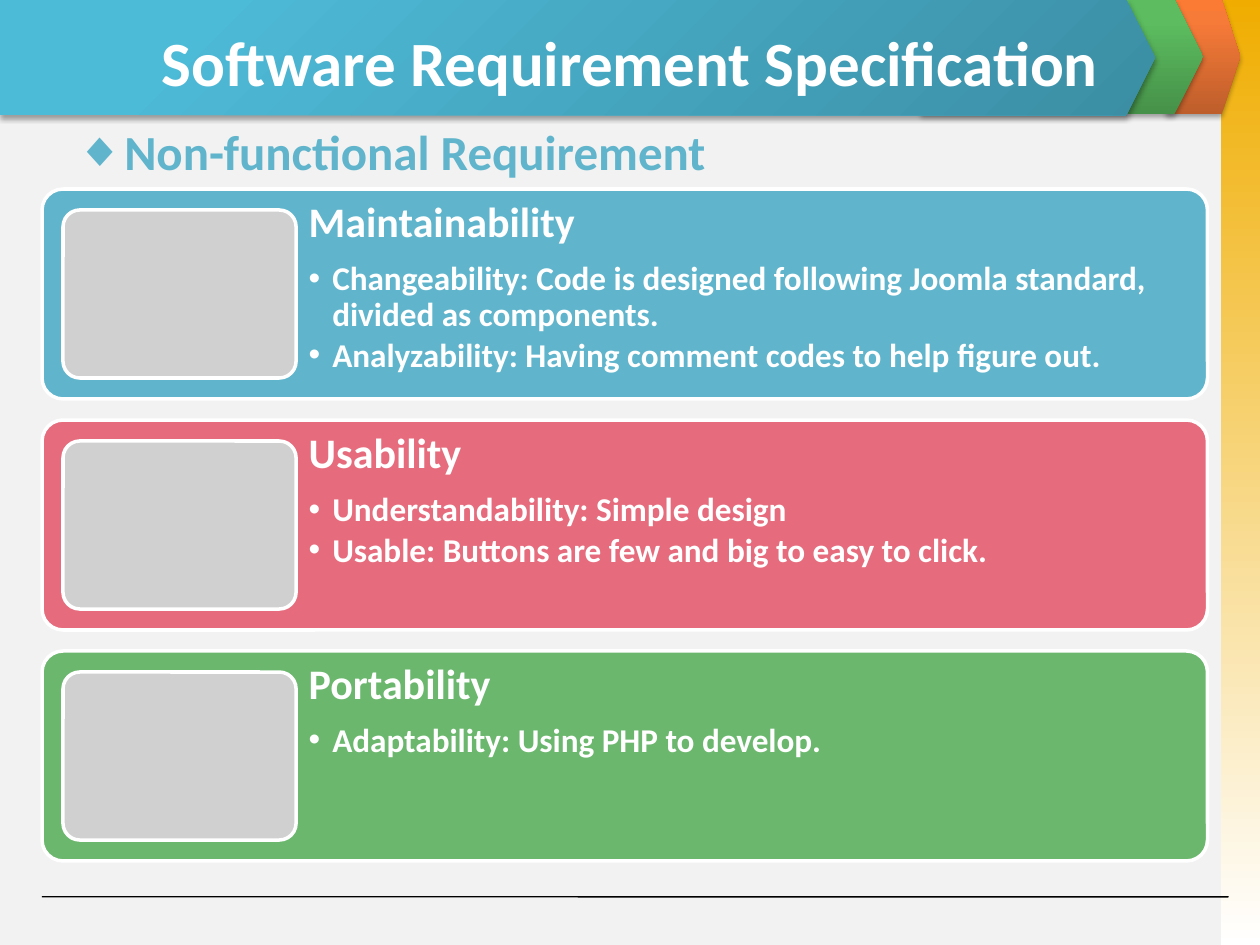
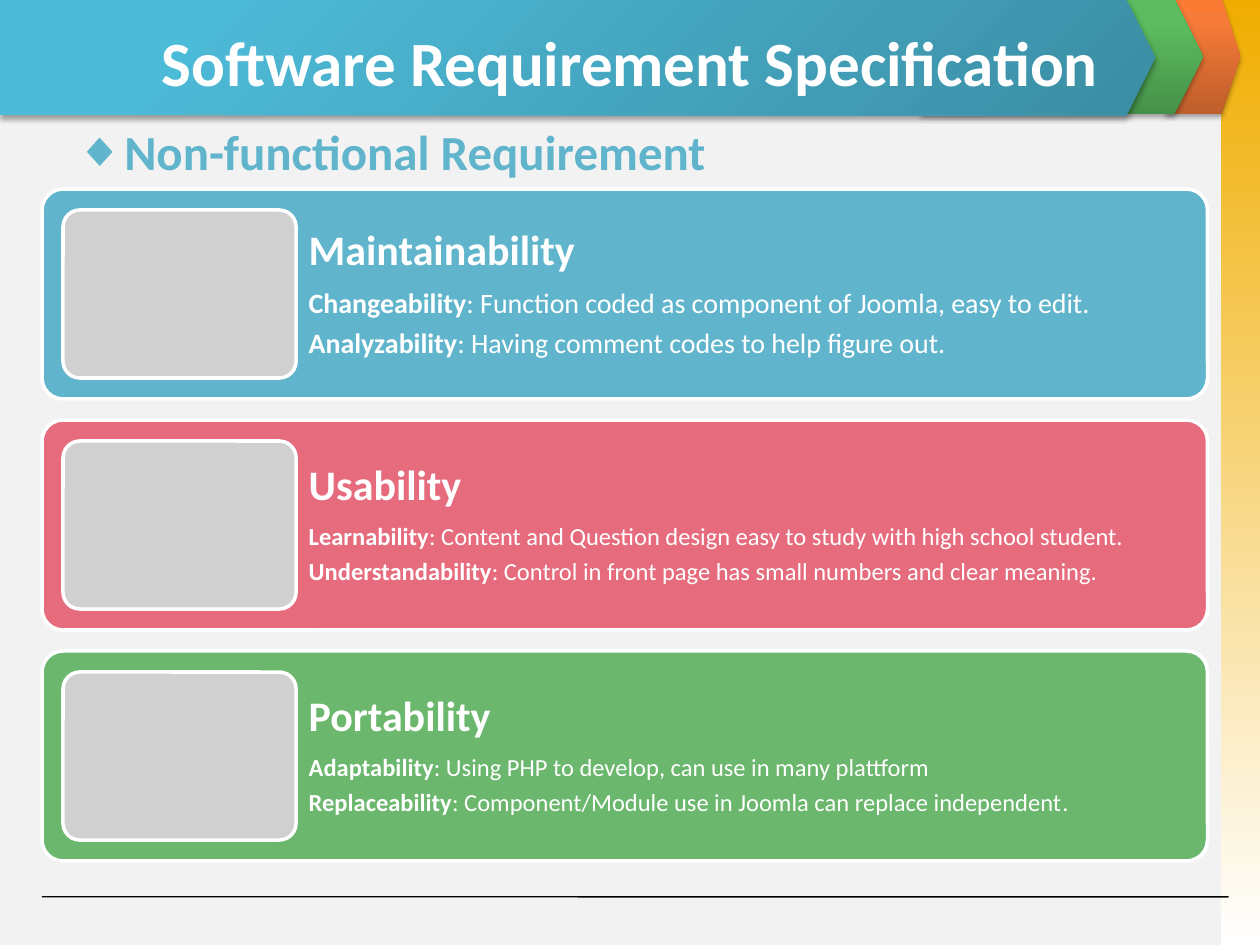
Before and after one commit to invisibleghost/e-learning-website, a slide deck: slide 21 of Document/Final report/Slide Present E-Learning.pptx (slide 20 before the commit). Drawn at 1260x945 pixels with LibreOffice and Linux fonts; fonts in the diff are those of the drawing; grey boxes stand for pictures. Boxes give left, top, right and bottom in pixels: in the first picture for what was removed or moved away, otherwise in the second. Text is boxed around its words. In the diff, an @@ line names an element or a change of style, - is before the commit and + after.

```diff
--- a/Document/Final report/Slide Present E-Learning.pptx
+++ b/Document/Final report/Slide Present E-Learning.pptx
@@ text at (309,293,1089,318): text changed; size 19 to 16 pt; bold off @@
-  •• Changeability: Code is designed following Joomla standard, divided as components.
+Changeability: Function coded as component of Joomla, easy to edit.
@@ text at (309,333,945,358): size 19 to 16 pt, bold off in "Analyzability: Having comment codes to help figure ..."; bullet •• to none; list level 2 to 1 in "Analyzability: Having comment codes to ..." @@
@@ vertical alignment top to middle in 3 elements at (309,235,1089,358), (309,701,1069,815), (309,470,1123,584) @@
@@ text at (309,528,1123,584): text changed; size 19 to 14 pt; bold off @@
-  •• Understandability: Simple design
-  •• Usable: Buttons are few and big to easy to click.
+Learnability: Content and Question design easy to study with high school student.
+Understandability: Control in front page has small numbers and clear meaning.
@@ text at (309,759,1069,815): text changed; size 19 to 14 pt; bold off @@
-  •• Adaptability: Using PHP to develop.
+Adaptability: Using PHP to develop, can use in many plattform
+Replaceability: Component/Module use in Joomla can replace independent.
```
Also in this commit, not shown: 8 other slides changed, 2 slides added, 1 slide removed.
